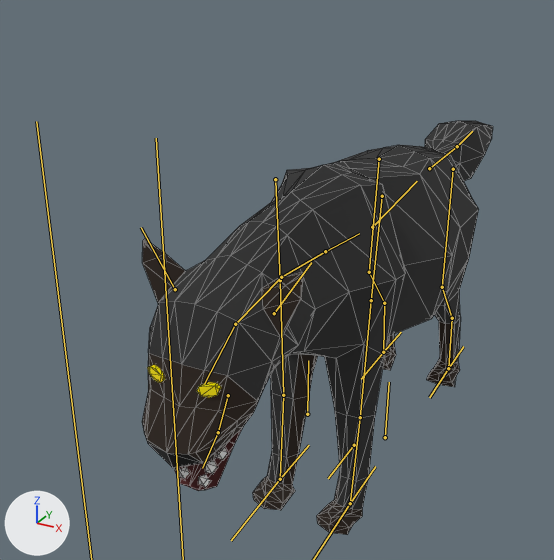
What one commit did to the glTF model Combat/Enemies/DireWolf/dire_wolf.glb.
Before and after are seen from a 50 mm camera at (1.16, -2.89, 2.23) aimed at (-0.42, -0.01, 0.79). Arrows for +X, +Y and +Z are at lower left; the lights stay in place. The bones that bend it are drawn over the model as lines. Mesh edges are drawn as thin lines.

The first picture shows 'Model'.
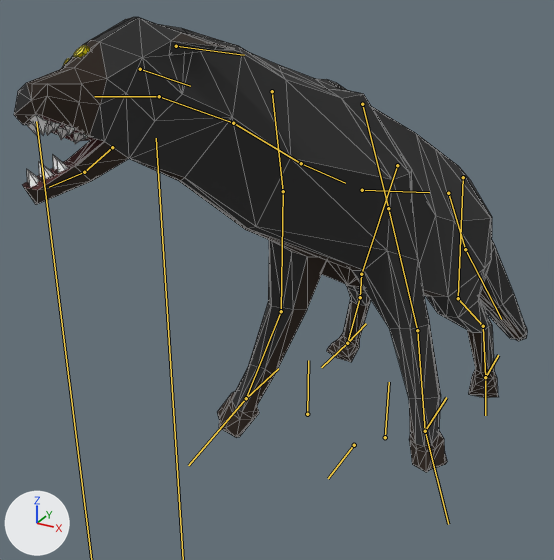
The newer file adds an action. The first version stands in its rest pose; the second is drawn at frame 11 of the action 'BiteCast'.

Pixel boxes (x1, y1, x2, y2) of what changed, in the pictures (554 x 560 px):
'Model', posed (46% wider, 10% taller): before (142, 121, 493, 535); after (14, 17, 527, 472)
bone 'chest', root to tip: before (325, 251) to (359, 233); after (301, 163) to (345, 183)
bone 'hindquarters', root to tip: before (372, 227) to (417, 181); after (362, 190) to (429, 192)
bone 'tail1', root to tip: before (429, 168) to (457, 146); after (448, 193) to (465, 249)
bone 'tail2', root to tip: before (457, 146) to (472, 131); after (465, 249) to (501, 319)
bone 'upper_leg.L', root to tip: before (453, 169) to (442, 287); after (463, 177) to (458, 298)
bone 'middle_leg.L', root to tip: before (442, 287) to (452, 318); after (458, 298) to (483, 326)
bone 'lower_leg.L', root to tip: before (452, 318) to (448, 368); after (483, 326) to (485, 377)
bone 'back_paw.L', root to tip: before (448, 368) to (429, 397); after (485, 377) to (485, 415)
bone 'upper_leg.R', root to tip: before (379, 159) to (369, 272); after (397, 165) to (361, 274)
bone 'middle_leg.R', root to tip: before (369, 272) to (384, 303); after (361, 274) to (360, 297)
bone 'lower_leg.R', root to tip: before (384, 303) to (383, 352); after (360, 297) to (347, 343)
bone 'back_paw.R', root to tip: before (383, 352) to (361, 379); after (347, 343) to (321, 367)
bone 'upper_arm.L', root to tip: before (382, 196) to (371, 300); after (362, 104) to (388, 208)
bone 'middle_arm.L', root to tip: before (371, 300) to (360, 417); after (388, 208) to (417, 330)
bone 'lower_arm.L', root to tip: before (360, 417) to (350, 503); after (417, 330) to (425, 431)
bone 'upper_arm.R', root to tip: before (275, 179) to (280, 280); after (272, 91) to (283, 191)
bone 'middle_arm.R', root to tip: before (280, 280) to (283, 395); after (283, 191) to (281, 311)
bone 'lower_arm.R', root to tip: before (283, 395) to (280, 479); after (281, 311) to (246, 398)
bone 'front_paw.R', root to tip: before (280, 479) to (231, 540); after (246, 398) to (188, 465)
bone 'neck1', root to tip: before (325, 251) to (281, 277); after (301, 163) to (233, 123)
bone 'neck2', root to tip: before (281, 277) to (235, 324); after (233, 123) to (159, 96)
bone 'head', root to tip: before (235, 324) to (204, 383); after (159, 96) to (94, 96)
bone 'upper_jaw', root to tip: before (228, 395) to (218, 432); after (112, 147) to (84, 172)
bone 'ear.L', root to tip: before (274, 313) to (311, 262); after (176, 46) to (244, 55)
bone 'ear.R', root to tip: before (175, 289) to (141, 227); after (140, 69) to (190, 86)

What the commit changed:
Bone 'chest' (bone_chest) moves from (0.0, 0.0, 0.0) to (-0.166, 0.079, 0.309).
Bone 'chest' (bone_chest) turns from (0, 0, 0) to (-20, 1, -11) degrees about its own x, y and z.
Bone 'hindquarters' (bone_hindquarters) turns from (0, 0, 0) to (0, -1, -3) degrees about its own x, y and z.
Bone 'tail1' (bone_tail1) turns from (0, 0, 0) to (-40, -17, 16) degrees about its own x, y and z.
Bone 'tail2' (bone_tail2) turns from (0, 0, 0) to (-23, -9, -21) degrees about its own x, y and z.
Bone 'upper_leg.L' (bone_upper_leg_l) turns from (0, 0, 0) to (-4, -3, -17) degrees about its own x, y and z.
Bone 'middle_leg.L' (bone_middle_leg_l) turns from (0, 0, 0) to (0, 0, -9) degrees about its own x, y and z.
Bone 'lower_leg.L' (bone_lower_leg_l) turns from (0, 0, 0) to (0, 0, 3) degrees about its own x, y and z.
Bone 'back_paw.L' (bone_back_paw_l) turns from (0, 0, 0) to (-25, -5, -2) degrees about its own x, y and z.
Bone 'upper_leg.R' (bone_upper_leg_r) turns from (0, 0, 0) to (-10, -27, 13) degrees about its own x, y and z.
Bone 'middle_leg.R' (bone_middle_leg_r) turns from (0, 0, 0) to (0, 0, 10) degrees about its own x, y and z.
Bone 'lower_leg.R' (bone_lower_leg_r) turns from (0, 0, 0) to (0, 0, -4) degrees about its own x, y and z.
Bone 'back_paw.R' (bone_back_paw_r) turns from (0, 0, 0) to (-12, 2, 1) degrees about its own x, y and z.
Bone 'upper_arm.L' (bone_upper_arm_l) turns from (0, 0, 0) to (30, 5, -14) degrees about its own x, y and z.
Bone 'middle_arm.L' (bone_middle_arm_l) turns from (0, 0, 0) to (-4, 0, -1) degrees about its own x, y and z.
Bone 'lower_arm.L' (bone_lower_arm_l) turns from (0, 0, 0) to (-14, 0, -3) degrees about its own x, y and z.
Bone 'front_paw.L' (bone_front_paw_l) turns from (0, 0, 0) to (92, 2, -8) degrees about its own x, y and z.
Bone 'upper_arm.R' (bone_upper_arm_r) turns from (0, 0, 0) to (24, -15, -9) degrees about its own x, y and z.
Bone 'middle_arm.R' (bone_middle_arm_r) turns from (0, 0, 0) to (-10, 0, 3) degrees about its own x, y and z.
Bone 'lower_arm.R' (bone_lower_arm_r) turns from (0, 0, 0) to (-32, 2, 7) degrees about its own x, y and z.
Bone 'front_paw.R' (bone_front_paw_r) turns from (0, 0, 0) to (99, -27, 8) degrees about its own x, y and z.
Bone 'neck1' (bone_neck1) turns from (0, 0, 0) to (10, -5, -15) degrees about its own x, y and z.
Bone 'neck2' (bone_neck2) turns from (0, 0, 0) to (3, 5, 0) degrees about its own x, y and z.
Bone 'head' (bone_head) turns from (0, 0, 0) to (8, 12, -5) degrees about its own x, y and z.
Bone 'upper_jaw' (bone_upper_jaw) turns from (0, 0, 0) to (-15, -8, -11) degrees about its own x, y and z.
Bone 'ear.L' (bone_ear_l) turns from (0, 0, 0) to (-62, 0, 0) degrees about its own x, y and z.
Bone 'ear.R' (bone_ear_r) turns from (0, 0, 0) to (-66, 0, 0) degrees about its own x, y and z.
